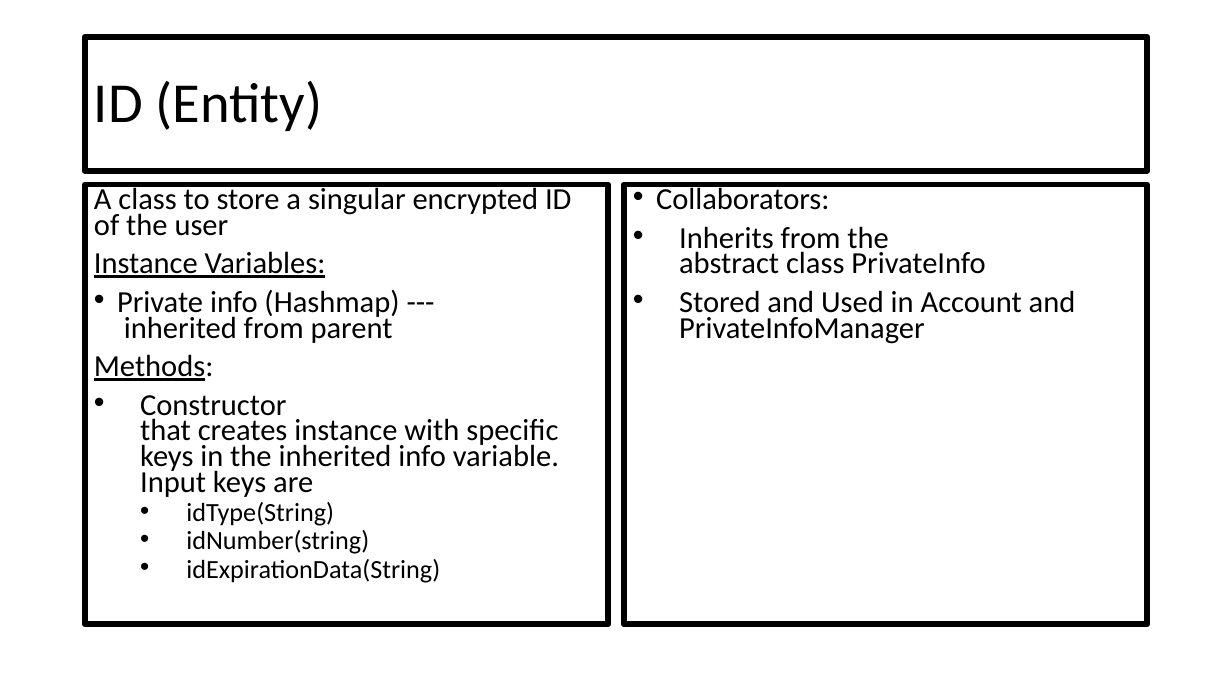
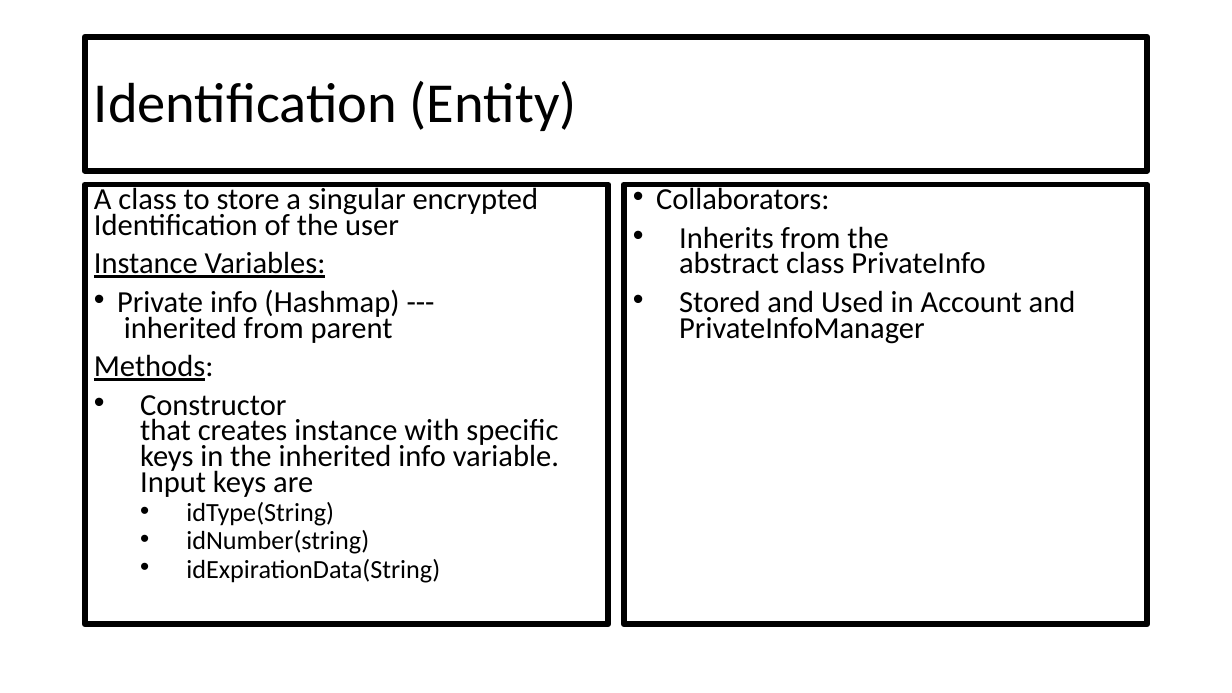
Before and after one commit to CSC207-UofT/course-project-group-020, a slide deck: slide 5 of phase0/CRC Cards.pptx. Drawn at 1232x693 pixels with LibreOffice and Linux fonts; fonts in the diff are those of the drawing. Boxes give left, top, right and bottom in pixels: in the first picture for what was removed or moved away, otherwise in the second. Text is boxed around its words. In the diff, an @@ line names an element or a change of style, - is before the commit and + after.

```diff
--- a/phase0/CRC Cards.pptx
+++ b/phase0/CRC Cards.pptx
@@ title at box(94, 81, 577, 131): text changed @@
-ID (Entity)
+Identification (Entity)
@@ text at box(94, 184, 539, 236): text changed @@
-A class to store a singular encrypted ID of the user
+A class to store a singular encrypted Identification of the user
```
Also in this commit, not shown: 7 other slides changed.
